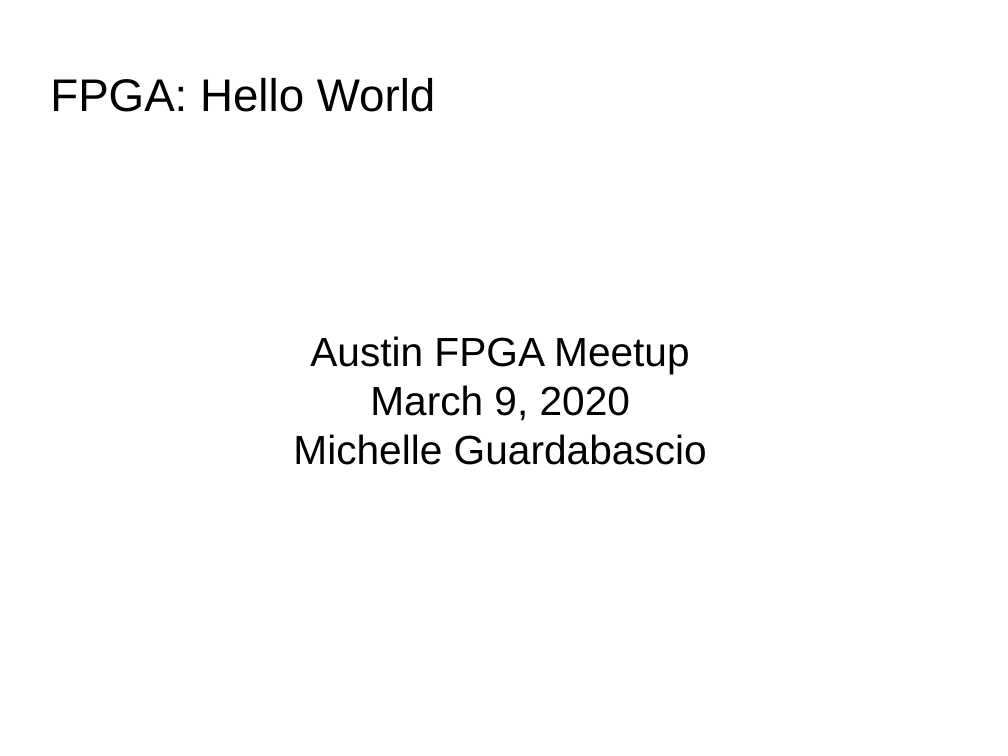
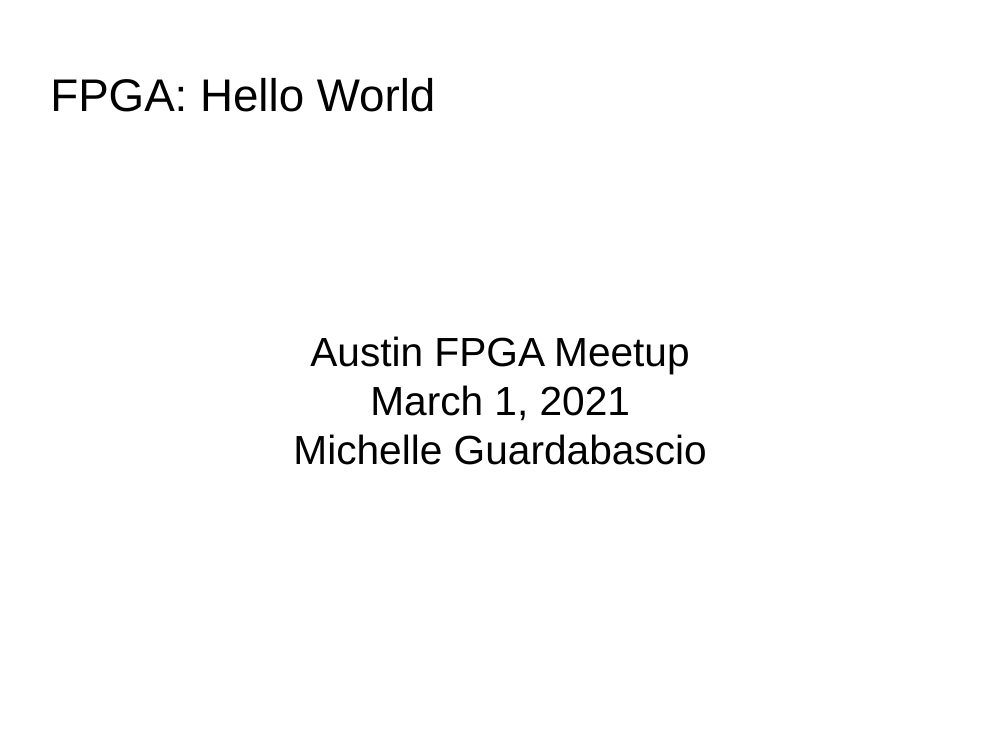
Before and after one commit to AustinFPGA/MeetingSlides, a slide deck: slide 1 of HelloWorldFPGA.odp. Drawn at 1008x756 pixels with LibreOffice and Linux fonts; fonts in the diff are those of the drawing; background and template pictures are left out. Boxes give left, top, right and bottom in pixels: in the first picture for what was removed or moved away, otherwise in the second. Text is boxed around its words. In the diff, an @@ line names an element or a change of style, - is before the commit and + after.

```diff
--- a/HelloWorldFPGA.odp
+++ b/HelloWorldFPGA.odp
@@ subtitle at bbox=[370, 385, 630, 421]: text changed @@
-March 9, 2020
+March 1, 2021
```
Also in this commit, not shown: 4 other slides changed, 2 slides added.
